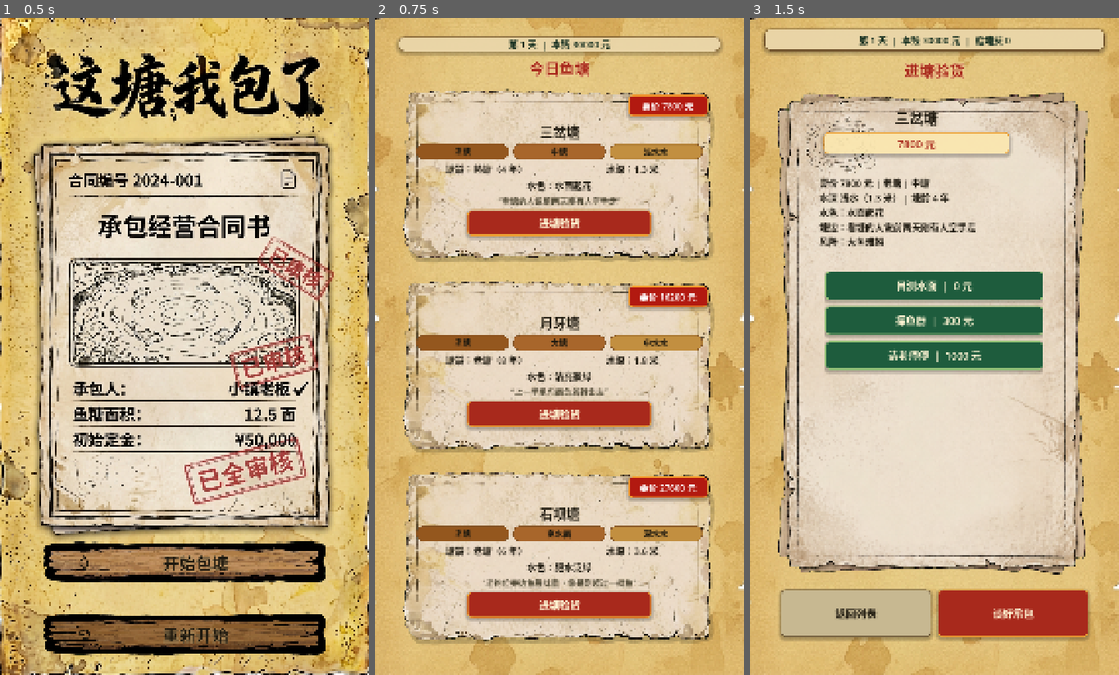
Above: before the commit, frames 1-3 (left to right).
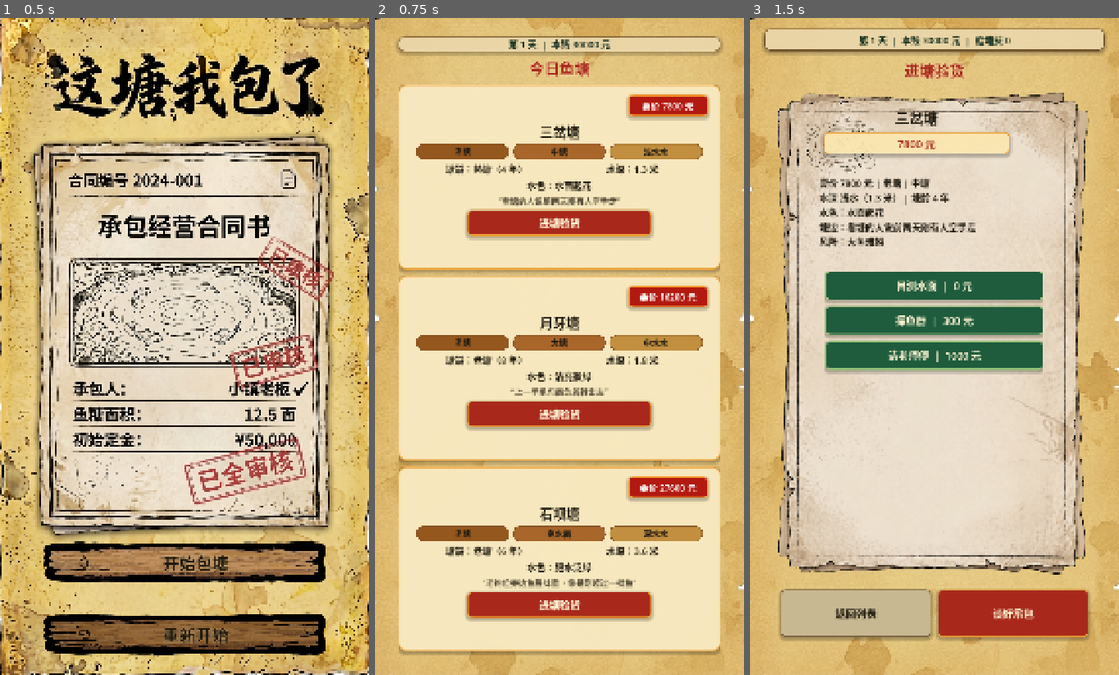
Above: after the commit, the same moments.

Repository: shawnlee6701/fishpond
Game: Godot game, scene res://scenes/Main.tscn
The game is run twice, just before and just after one commit, with the same random seed, the same clock (stepped at 60 frames per second) and the same inputs.
Inputs:
- Up to frame 1 (0.5 s): no input
- Up to frame 2 (0.75 s): click "开始包塘" at 0.5 s
- Up to frame 3 (1.5 s): click "进塘验货" at 1.25 s

Frame 1 is identical in both runs. In frame 2, 25% of the frame differs, in the area x 6-94%, y 10-97%; in frame 3, nothing differs.

Commit message:
Remove pond card texture

Diff:
--- a/scripts/pond_list.gd
+++ b/scripts/pond_list.gd
@@ -2,7 +2,6 @@
 
 const PondGeneratorScript := preload("res://scripts/pond_generator.gd")
 const UIKit := preload("res://scripts/ui_kit.gd")
-const POND_CARD_TEXTURE := preload("res://Design/Pond card/screen_transparent.png")
 
 @onready var title_label: Label = $Panel/Margin/Content/Title
 @onready var status_label: Label = $Panel/Margin/Content/StatusLabel
@@ -52,7 +51,7 @@
 
 	var background := PanelContainer.new()
 	background.mouse_filter = Control.MOUSE_FILTER_IGNORE
-	background.add_theme_stylebox_override("panel", _make_pond_card_style())
+	background.add_theme_stylebox_override("panel", _make_pond_card_style(pond))
 	card.add_child(background)
 	background.set_anchors_and_offsets_preset(Control.PRESET_FULL_RECT)
 
@@ -163,26 +162,14 @@
 	badge.add_child(label)
 	return badge
 
-func _make_pond_card_style() -> StyleBoxTexture:
-	return _make_texture_style(
-		POND_CARD_TEXTURE,
-		Rect2(75, 315, 1110, 580),
-		Vector4(100, 80, 100, 85)
+func _make_pond_card_style(pond: Dictionary) -> StyleBoxFlat:
+	return UIKit.make_style(
+		Color(0.98, 0.92, 0.76, 0.96),
+		_get_pond_accent(pond),
+		22,
+		3,
+		true
 	)
-
-func _make_texture_style(texture: Texture2D, region: Rect2, margins: Vector4, modulate_color := Color.WHITE) -> StyleBoxTexture:
-	var cropped := AtlasTexture.new()
-	cropped.atlas = texture
-	cropped.region = region
-
-	var style := StyleBoxTexture.new()
-	style.texture = cropped
-	style.texture_margin_left = margins.x
-	style.texture_margin_top = margins.y
-	style.texture_margin_right = margins.z
-	style.texture_margin_bottom = margins.w
-	style.modulate_color = modulate_color
-	return style
 
 func _get_pond_accent(pond: Dictionary) -> Color:
 	match str(pond.get("pond_type", pond.get("pond_type_id", ""))):
